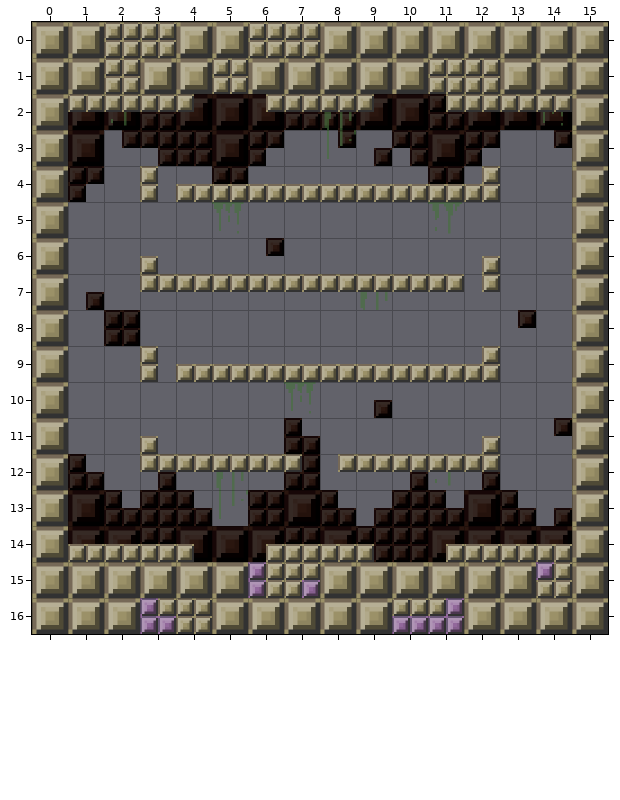
Tiled map -- Demo/assets/maps/05.tmx. Above, as it was before the edit.
Cells are 64x64 px. Shown: x 0..15, y 0..16.
The result:
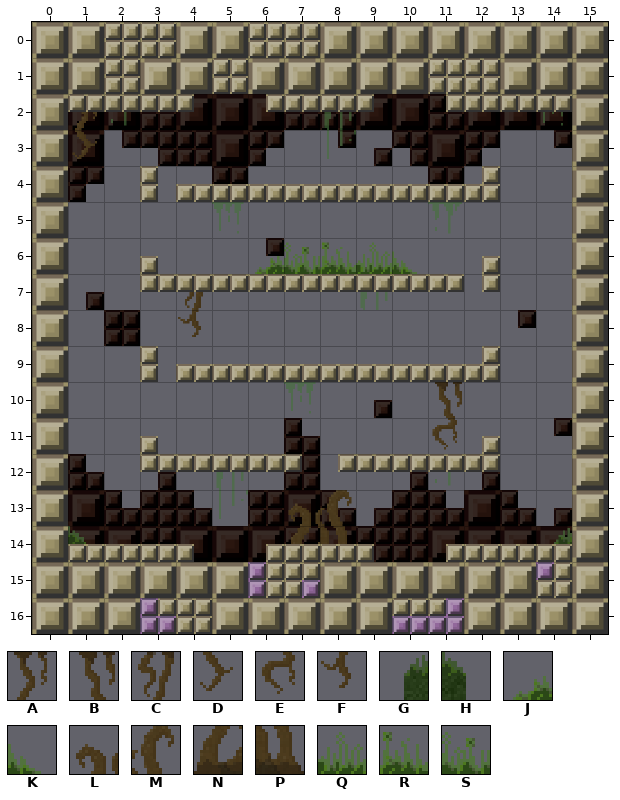
Key: from "large": A 10, B 11, C 13, D 24, E 25, F 27, G 38, H 39, J 40, K 41, L 53, M 54, N 67, P 68, Q 108, R 109, S 110.
_ is an empty cell, . an unchanged one.
Changes in this commit:
--- layer "detail"
@@ x 1..1 @@
- 2 _
- 3 _
+ 2 A
+ 3 D
@@ x 4..10 @@
- 6 .._____
- 7 _......
- 8 _......
+ 6 ..JSRQK
+ 7 C......
+ 8 F......
@@ x 11..11 @@
-10 _
-11 _
+10 B
+11 E
@@ x 1..14 @@
-13 ......__......
-14 _.....__....._
+13 ......LM......
+14 H.....NP.....G
